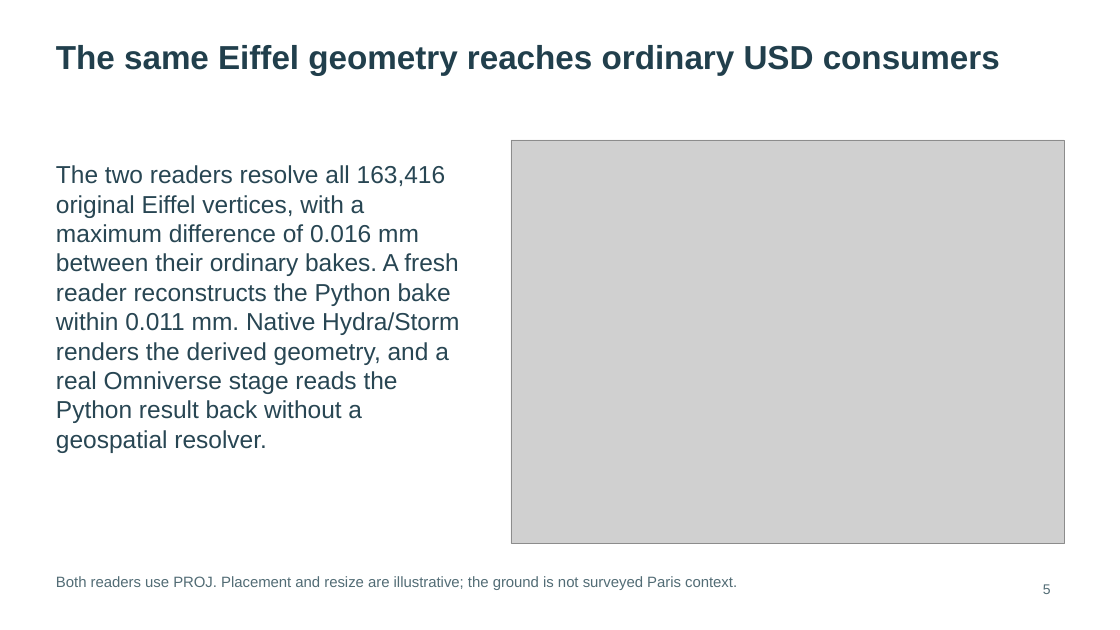
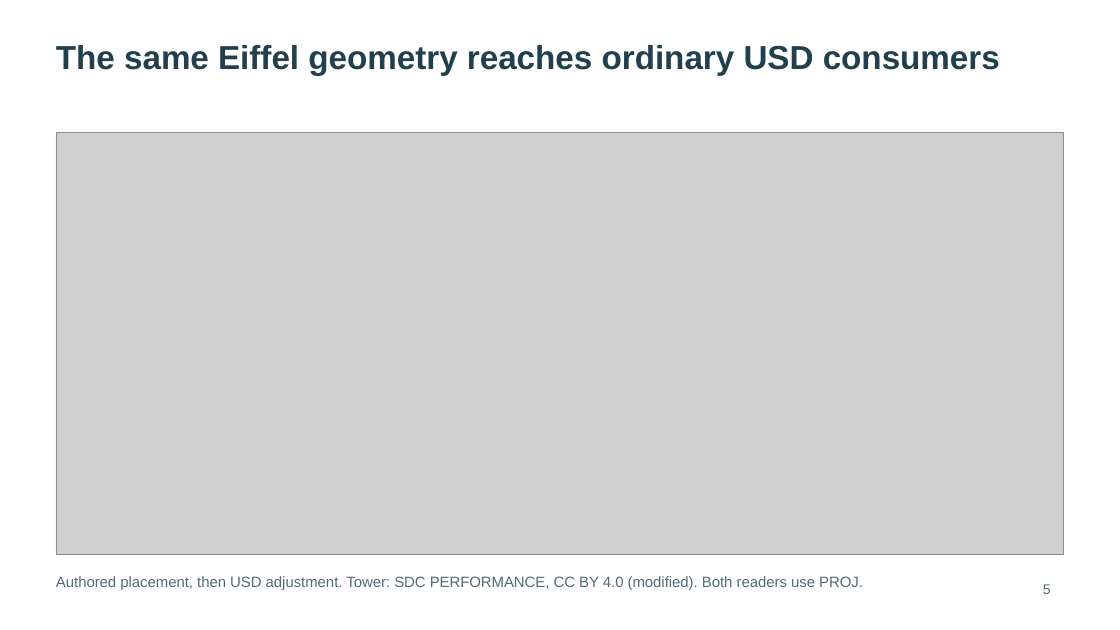
Before and after one commit to asluk/OpenUSD, a slide deck: slide 5 of extras/usd/examples/usdGeospatial/delivery/output/Geospatial-USD-proposal-assessment.pptx. Drawn at 1120x630 pixels with LibreOffice and Linux fonts; fonts in the diff are those of the drawing; grey boxes stand for pictures. Boxes give left, top, right and bottom in pixels: in the first picture for what was removed or moved away, otherwise in the second. Text is boxed around its words. In the diff, an @@ line names an element or a change of style, - is before the commit and + after.

Commit message:
Explain Eiffel placement and follow the live proposal branch

```diff
--- a/extras/usd/examples/usdGeospatial/delivery/output/Geospatial-USD-proposal-assessment.pptx
+++ b/extras/usd/examples/usdGeospatial/delivery/output/Geospatial-USD-proposal-assessment.pptx
@@ picture: place and size @@
-picture at (511,140,1064,544)
+picture at (56,133,1065,555)
@@ text removed at (56,165,459,453) @@
-The two readers resolve all 163,416 original Eiffel vertices, with a maximum difference of 0.016 mm between their ordinary bakes. A fresh reader reconstructs the Python bake within 0.011 mm. Native Hydra/Storm renders the derived geometry, and a real Omniverse stage reads the Python result back without a geospatial resolver.
@@ text at (56,576,863,590): text changed @@
-Both readers use PROJ. Placement and resize are illustrative; the ground is not surveyed Paris context.
+Authored placement, then USD adjustment. Tower: SDC PERFORMANCE, CC BY 4.0 (modified). Both readers use PROJ.
```
Also in this commit, not shown: 12 other files.
